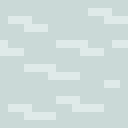
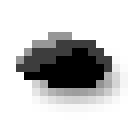
Layer changes from the first 128 × 128 image to the second:
added layer "Layer 6" above "Layer 7" over bbox(16, 32, 112, 88)
added layer "Layer 7" (50%) above "Layer 5" over bbox(32, 40, 128, 120)
hid "Layer 2" over bbox(0, 0, 128, 128)
hid "Layer 1" over bbox(0, 0, 128, 120)
hid "Background", painted on it over bbox(0, 0, 128, 128)
